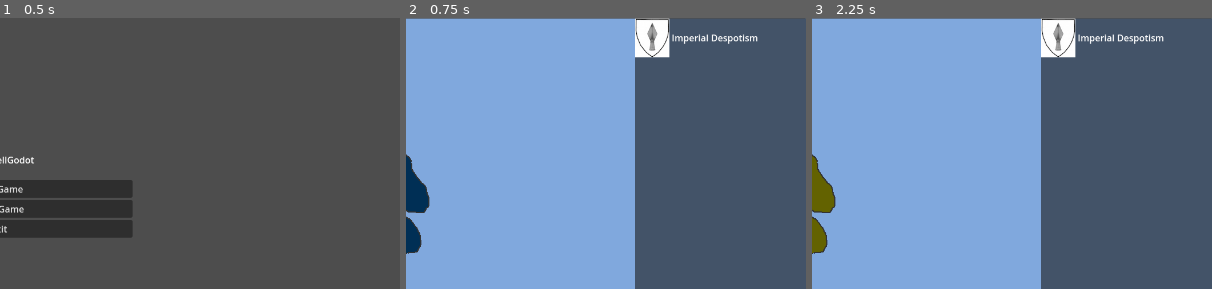
Above: before the commit, frames 1-3 (left to right).
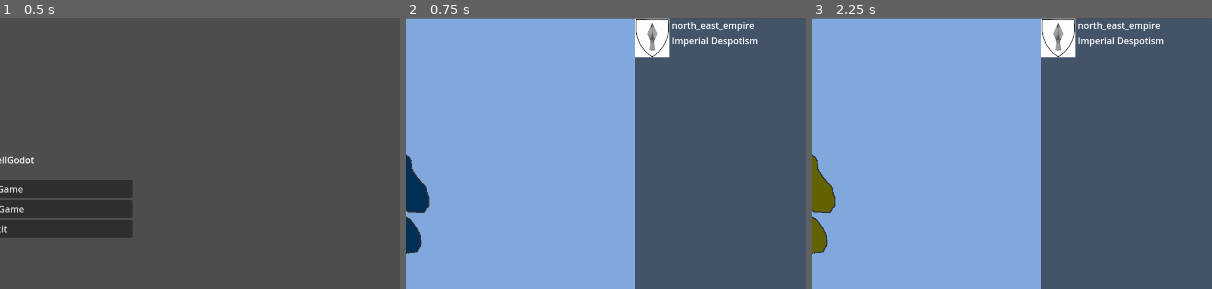
Above: after the commit, the same moments.

Repository: code-11/StormCell
Game: Godot game, scene res://testing.tscn
Same seed, same stepped clock (60 frames per second), same inputs: the game is played once before the commit and once after it.
Inputs:
- Up to frame 1 (0.5 s): no input
- Up to frame 2 (0.75 s): click "New Game" at 0.5 s
- Up to frame 3 (2.25 s): click "Political" at 1.25 s; click "Terrain" at 2 s
The pictures show only the part of the screen within x 50-100%, y 0-50%; the shares and areas given below are measured in that part.

Frame 1 is identical in both runs. In frame 2, 0.7% of the frame differs, in the area x 66-88%, y 1-11%; in frame 3, 0.7%.

Commit message:
Added player nation label

Diff:
--- a/stormCellGodot/MapLoader.gd
+++ b/stormCellGodot/MapLoader.gd
@@ -53,14 +53,17 @@
 			if clicked_region!=null:
 				get_parent().set_selected_region(clicked_region)
 
+func load_map():
+	$regions.create_regions($nations.get_region_to_starting_nation())
 
 # Called when the node enters the scene tree for the first time.
 func _ready():
+	pass
 	#var region_color_dict=$nations.create_region_color_dict(
 		#$nations.read_starting_regions(),
 		#$nations.read_national_colors()
 	#)
-	$regions.create_regions($nations.get_region_to_starting_nation())
+	#$regions.create_regions($nations.get_region_to_starting_nation())
 
 	#$regions.color_regions(region_color_dict)
 	#print(get_node("regions/41/poly-0"))
--- a/stormCellGodot/TheGame.gd
+++ b/stormCellGodot/TheGame.gd
@@ -1,9 +1,18 @@
 extends Node2D
 
+var player_nation = null
+var PLAYER_INFO_PATH="res://data/player_info.json"
+
+func read_player_nation():
+	var player_info_file = FileAccess.open(PLAYER_INFO_PATH, FileAccess.READ)
+	var player_info = JSON.parse_string(player_info_file.get_as_text())
+	return player_info["nation"]
 
 # Called when the node enters the scene tree for the first time.
 func _ready():
-	pass # Replace with function body.
+	player_nation=read_player_nation()
+	$GuiCtrl.set_player_nation(player_nation)
+	$GuiCtrl.load_map()
 
 
 # Called every frame. 'delta' is the elapsed time since the previous frame.
--- /dev/null
+++ b/stormCellGodot/data/player_info.json
@@ -0,0 +1,3 @@
+{
+	"nation":"north_east_empire"
+}
--- a/stormCellGodot/game_scene.tscn
+++ b/stormCellGodot/game_scene.tscn
@@ -69,7 +69,14 @@
 size_flags_horizontal = 0
 texture = ExtResource("4_n7rf5")
 
-[node name="gov_type" type="Label" parent="TheGame/GuiCtrl/ThePanel/VBoxContainer/HBoxContainer"]
+[node name="VBoxContainer" type="VBoxContainer" parent="TheGame/GuiCtrl/ThePanel/VBoxContainer/HBoxContainer"]
+layout_mode = 2
+
+[node name="PlayerNationLbl" type="Label" parent="TheGame/GuiCtrl/ThePanel/VBoxContainer/HBoxContainer/VBoxContainer"]
+layout_mode = 2
+text = "Test"
+
+[node name="gov_type" type="Label" parent="TheGame/GuiCtrl/ThePanel/VBoxContainer/HBoxContainer/VBoxContainer"]
 layout_mode = 2
 text = "Imperial Despotism"
 
--- a/stormCellGodot/sc_ui/GuiCtrl.gd
+++ b/stormCellGodot/sc_ui/GuiCtrl.gd
@@ -16,6 +16,9 @@
 	map_mode=new_mode
 	$TheMap.set_color_mode(new_mode)
 
+func set_player_nation(player_nation):
+	$ThePanel.set_player_nation(player_nation)
 
-func _ready():
-	set_map_mode(map_mode)
+func load_map():
+	$TheMap.load_map()
+	set_map_mode("pol")
--- a/stormCellGodot/sc_ui/PanelCtrl.gd
+++ b/stormCellGodot/sc_ui/PanelCtrl.gd
@@ -9,6 +9,13 @@
 func get_nation_label():
 	return get_node("VBoxContainer/RegionInfoBox/NationOwnerLbl")
 
+func get_player_nation_label():
+	return get_node("VBoxContainer/HBoxContainer/VBoxContainer/PlayerNationLbl")
+
+func set_player_nation(player_nation):
+	var player_nation_lbl = get_player_nation_label()
+	player_nation_lbl.text=player_nation
+
 func set_selected_region(region):
 	var region_lbl=get_region_label()
 	region_lbl.text="Name: "+region.name
